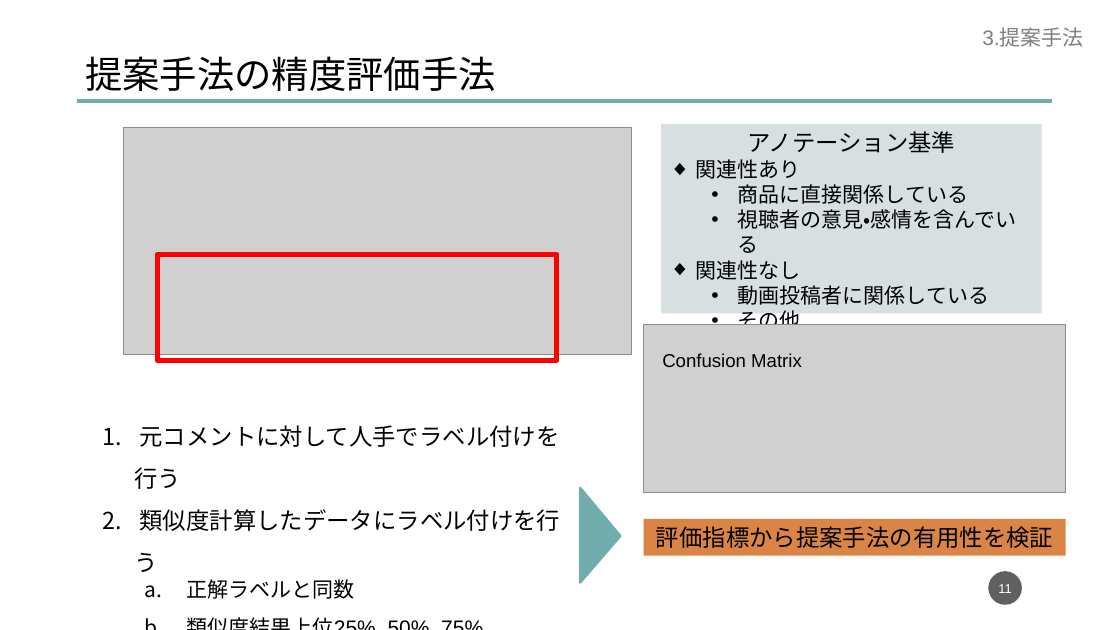
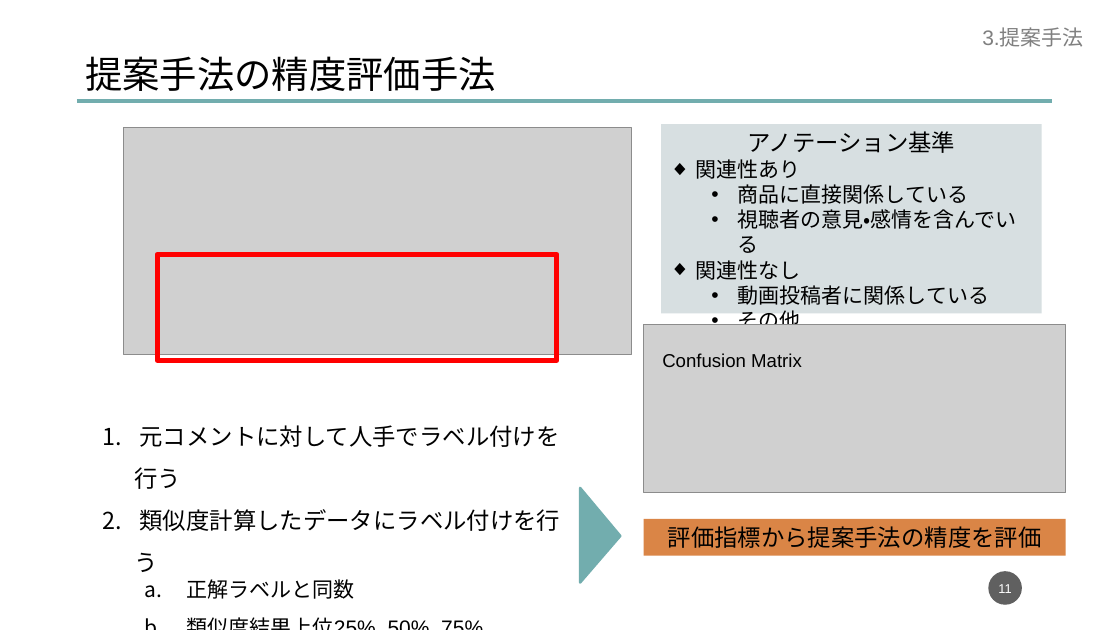
Before and after one commit to dora937nishikori/investigation, a slide deck: slide 11 of 修論/修論発表資料.pptx. Drawn at 1120x630 pixels with LibreOffice and Linux fonts; fonts in the diff are those of the drawing; grey boxes stand for pictures. Boxes give left, top, right and bottom in pixels: in the first picture for what was removed or moved away, otherwise in the second. Text is boxed around its words. In the diff, an @@ line names an element or a change of style, - is before the commit and + after.

```diff
--- a/修論/修論発表資料.pptx
+++ b/修論/修論発表資料.pptx
@@ text in rectangle at [668, 526, 1042, 548]: text changed @@
-評価指標から提案手法の有用性を検証
+評価指標から提案手法の精度を評価
```
Also in this commit, not shown: 8 other slides changed.
